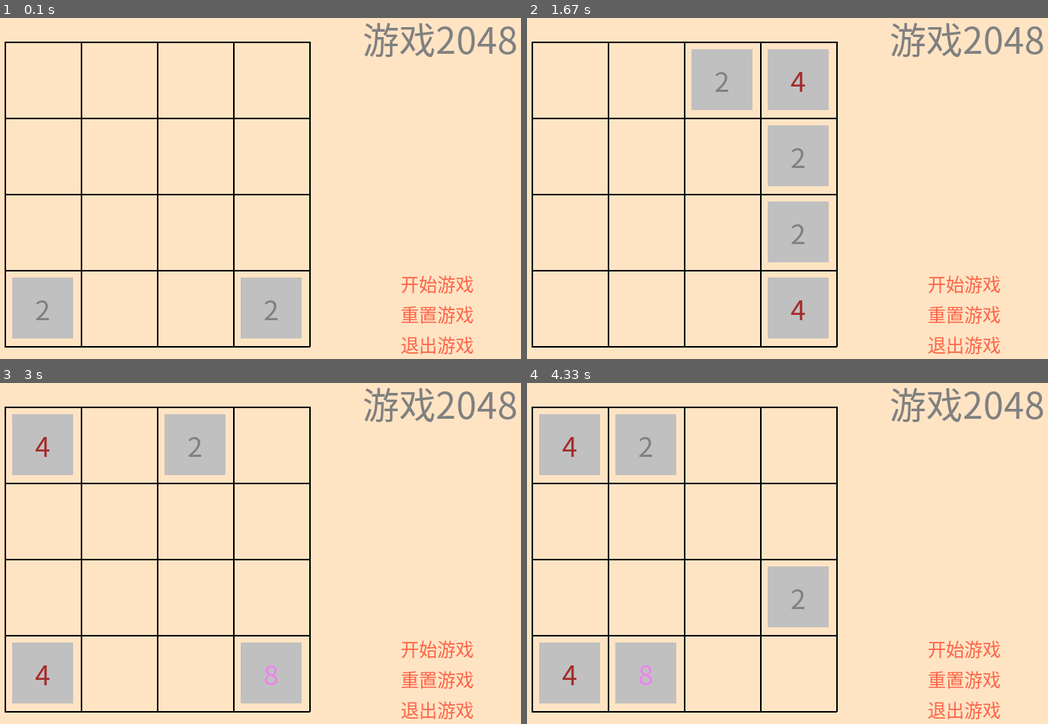
Above: before the commit, frames 1-4 (two rows, left to right).
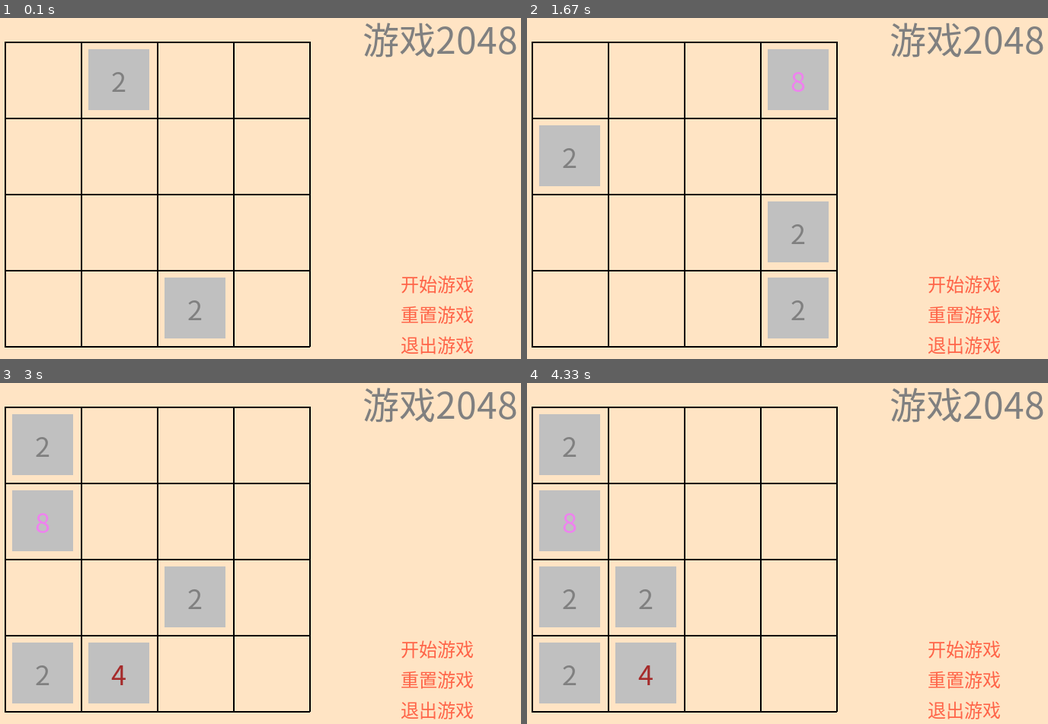
Above: after the commit, the same moments.

Repository: seancheng33/PygameProject
Game: pygame game, started from game2048/game.py
Two runs of this game, one before a commit and one after it. Both use one fixed random seed, a clock stepped at 60 frames per second and the inputs below.
Inputs:
- Up to frame 1 (0.1 s): no input
- Up to frame 2 (1.67 s): hold A 0.33-0.8 s; hold Right 0.33-0.8 s; tap S at 0.83 s; tap W at 1.17 s; tap D at 1.5 s
- Up to frame 3 (3 s): tap S at 1.83 s; tap A at 2.67 s
- Up to frame 4 (4.33 s): tap A at 4 s

The runs differ from the first frame. In frame 1, 8.4% of the frame differs, in the area x 2-58%, y 9-94%; in frame 2, 6.5%; in frame 3, 11%; in frame 4, 11%, in the area x 2-58%, y 9-89%.

Commit message:
调整初始化数组的代码位置至SettingVar.py

Diff:
--- a/game2048/SettingVar.py
+++ b/game2048/SettingVar.py
@@ -4,6 +4,7 @@
 @CreateTime   : 2018/9/10
 @Program      : 全局变量的保存
 """
+import random
 
 
 class SettingVar:
@@ -48,3 +49,37 @@
 
         self.TILE_SIZE = 80
         self.WINDOW_BLOCK_NUM = 4
+
+    def init_game(self):
+        """初始化游戏的数组，于开始新游戏或者重置游戏时调用"""
+        gameArray = [[0 for i in range(self.WINDOW_BLOCK_NUM)] for j in
+                     range(self.WINDOW_BLOCK_NUM)]  # 初始化的游戏数组
+        # 初始化两个开始元素在任意位置。
+        random_elem = 0
+        while random_elem < 2:
+            self.add_elem(gameArray)
+            random_elem += 1
+
+        return gameArray
+
+    def add_elem(self, gameArray):
+        """添加元素功能"""
+        while self.can_add_elem(gameArray):
+            # 生产随机位置元素，完成即跳出运行
+            x = random.randint(0, self.WINDOW_BLOCK_NUM - 1)
+            y = random.randint(0, self.WINDOW_BLOCK_NUM - 1)
+            if gameArray[x][y] == 0:
+                gameArray[x][y] = 2
+                break
+
+    def can_add_elem(self, gameArray):
+        """初始化元素为零的元素数量为16个。每查找到一个非零的元素，计数减1. 如果没有是零的元素，不必添加新元素"""
+        num_zero = 16
+        # 添加一个判断，如果数组全部非0，不添加元素
+        for i in range(self.WINDOW_BLOCK_NUM):
+            for j in range(self.WINDOW_BLOCK_NUM):
+                if gameArray[i][j] != 0:
+                    num_zero -= 1
+        if num_zero == 0:
+            return False
+        return True
--- a/game2048/game.py
+++ b/game2048/game.py
@@ -13,15 +13,6 @@
 setting = SettingVar()
 
 
-def add_elem(gameArray):
-    """添加元素功能"""
-    while can_add_elem(gameArray):
-        # 生产随机位置元素，完成即跳出运行
-        x = random.randint(0, setting.WINDOW_BLOCK_NUM - 1)
-        y = random.randint(0, setting.WINDOW_BLOCK_NUM - 1)
-        if gameArray[x][y] == 0:
-            gameArray[x][y] = 2
-            break
 
 def can_add_elem(gameArray):
     """初始化元素为零的元素数量为16个。每查找到一个非零的元素，计数减1. 如果没有是零的元素，不必添加新元素"""
@@ -36,20 +27,6 @@
     return True
 
 
-def init_game():
-    """初始化游戏的数组，于开始新游戏或者重置游戏时调用"""
-    gameArray = [[0 for i in range(setting.WINDOW_BLOCK_NUM)] for j in
-                         range(setting.WINDOW_BLOCK_NUM)]  # 初始化的游戏数组
-    # 初始化两个开始元素在任意位置。
-    random_elem = 0
-    while random_elem < 2:
-        add_elem(gameArray)
-        random_elem += 1
-
-    return gameArray
-
-
-
 def can_move(gameArray):
     """检查是否可以移动，逻辑比较简单，就是逐个元素判断上下左右是否有相同的元素，如果可以存在，就是可以移动。否则就是不能移动"""
     for i in range(setting.WINDOW_BLOCK_NUM):
@@ -104,7 +81,7 @@
     btExitRect = btExitText.get_rect()
     btExitRect.topleft = 620, 480
 
-    gameArray = init_game()
+    gameArray = setting.init_game()
 
     while True:
 
@@ -131,10 +108,10 @@
                                 if gameArray[i][j] == gameArray[i - 1][j]:
                                     gameArray[i - 1][j] += gameArray[i][j]
                                     gameArray[i][j] = 0
-                    add_elem(gameArray)
-                    if not can_move(gameArray):
-                        print('lost')
-                    elif is_win(gameArray):
+                    setting.add_elem(gameArray)
+                    if not can_move(gameArray):
+                        print('lost')
+                    if is_win(gameArray):
                         print('win')
 
                 elif event.key in (pygame.K_d, pygame.K_RIGHT):
@@ -148,10 +125,10 @@
                                 if gameArray[i][j] == gameArray[i + 1][j]:
                                     gameArray[i + 1][j] += gameArray[i][j]
                                     gameArray[i][j] = 0
-                    add_elem(gameArray)
-                    if not can_move(gameArray):
-                        print('lost')
-                    elif is_win(gameArray):
+                    setting.add_elem(gameArray)
+                    if not can_move(gameArray):
+                        print('lost')
+                    if is_win(gameArray):
                         print('win')
 
                 elif event.key in (pygame.K_w, pygame.K_UP):
@@ -164,10 +141,10 @@
                                 if gameArray[i][j] == gameArray[i][j - 1]:
                                     gameArray[i][j - 1] += gameArray[i][j]
                                     gameArray[i][j] = 0
-                    add_elem(gameArray)
-                    if not can_move(gameArray):
-                        print('lost')
-                    elif is_win(gameArray):
+                    setting.add_elem(gameArray)
+                    if not can_move(gameArray):
+                        print('lost')
+                    if is_win(gameArray):
                         print('win')
 
                 elif event.key in (pygame.K_s, pygame.K_DOWN):
@@ -182,10 +159,10 @@
                                 if gameArray[i][j] == gameArray[i][j + 1]:
                                     gameArray[i][j + 1] += gameArray[i][j]
                                     gameArray[i][j] = 0
-                    add_elem(gameArray)
-                    if not can_move(gameArray):
-                        print('lost')
-                    elif is_win(gameArray):
+                    setting.add_elem(gameArray)
+                    if not can_move(gameArray):
+                        print('lost')
+                    if is_win(gameArray):
                         print('win')
 
             # 右侧的按键的鼠标事件
@@ -196,7 +173,7 @@
                 btStartText = normalFont.render('开始游戏', True, setting.COLOR_DICT['yellow'])
                 for event in pressed:
                     if event == 1:
-                        init_game(gameArray)  # 初始化的游戏数组
+                        setting.init_game(gameArray)  # 初始化的游戏数组
             else:
                 btStartText = normalFont.render('开始游戏', True, setting.COLOR_DICT['tomato'])
 
@@ -204,7 +181,7 @@
                 btResetText = normalFont.render('重置游戏', True, setting.COLOR_DICT['yellow'])
                 for event in pressed:
                     if event == 1:
-                        init_game(gameArray)  # 初始化的游戏数组
+                        setting.init_game(gameArray)  # 初始化的游戏数组
             else:
                 btResetText = normalFont.render('重置游戏', True, setting.COLOR_DICT['tomato'])
 
@@ -227,4 +204,5 @@
 """
 游戏开始后，开始按键应该为不可用。
 同理，游戏未开始，应该重置游戏不可用。
-"""
+游戏的胜利和失败条件判断可以思考优化。
+"""
